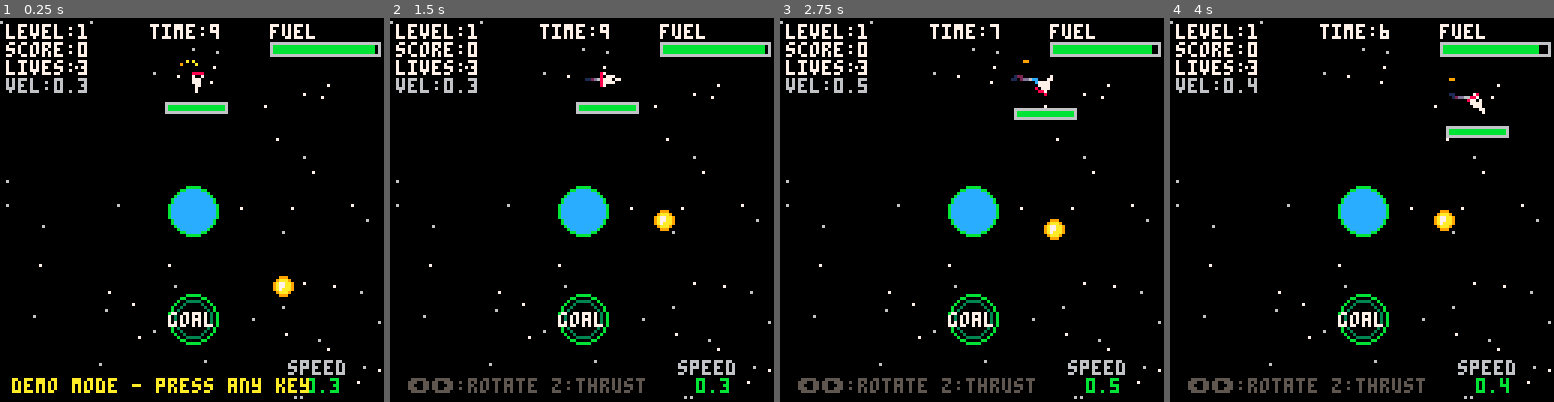
Above: before the commit, frames 1-4 (left to right).
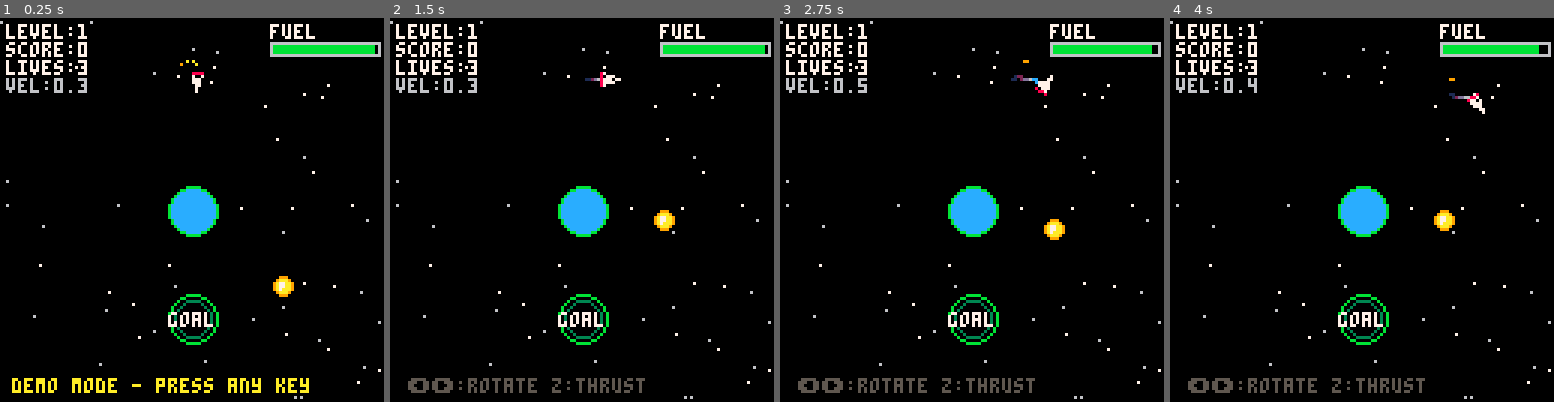
Above: after the commit, the same moments.

Repository: wevibecode/game
Game: PICO-8 cartridge game.p8
Same seed, same stepped clock (60 frames per second), same inputs: the game is played once before the commit and once after it.
Inputs:
- Up to frame 1 (0.25 s): no input
- Up to frame 2 (1.5 s): tap O (Z key) at 0.7 s
- Up to frame 3 (2.75 s): hold Right 1.6-2.1 s; tap O (Z key) at 1.7, 2.1, 2.5 s; hold Right from 2.47 s (still down)
- Up to frame 4 (4 s): tap O (Z key) at 2.9, 3.3, 3.7 s; release Right at 3.03 s; hold Left 3.08-3.58 s

The runs differ from the first frame. In frame 1, 1.2% of the frame differs, in the area x 39-90%, y 1-98%; in frame 2, 1.3%; in frame 3, 1.3%; in frame 4, 1.3%.

Commit message:
Deploy game build #2746

Diff:
--- a/game.p8
+++ b/game.p8
@@ -702,35 +702,12 @@
   line(sx,sy,thrust_x,thrust_y,flame_col)
  end
 
- -- fuel bar below ship
- local bar_width=20
- local bar_height=3
- local bar_x=sx-bar_width/2
- local bar_y=sy+8
- local fuel_pct_ship=ship.fuel/ship.max_fuel
-
- -- background bar
- rectfill(bar_x,bar_y,bar_x+bar_width,bar_y+bar_height,1)
- -- fuel level
- local fuel_bar_width=bar_width*fuel_pct_ship
- local fuel_col=11 -- green
- if fuel_pct_ship<0.3 then fuel_col=8 end -- red when low
- if fuel_pct_ship<0.5 and fuel_pct_ship>=0.3 then fuel_col=10 end -- yellow when medium
- rectfill(bar_x,bar_y,bar_x+fuel_bar_width,bar_y+bar_height,fuel_col)
- -- border
- rect(bar_x,bar_y,bar_x+bar_width,bar_y+bar_height,6)
 
  -- ui
  print("level:"..level,2,2,7)
  print("score:"..score,2,8,7)
  print("lives:"..lives,2,14,7)
 
- -- timer display
- local seconds=flr(timer/30)
- local timer_col=7
- if seconds<3 then timer_col=8 end -- red when low
- if seconds<5 and seconds>=3 then timer_col=10 end -- yellow when medium
- print("time:"..seconds,50,2,timer_col)
 
  -- fuel bar
  local fuel_pct=ship.fuel/ship.max_fuel
@@ -742,10 +719,6 @@
  local vel=sqrt(ship.vx*ship.vx+ship.vy*ship.vy)
  print("vel:"..flr(vel*10)/10,2,20,6)
 
- -- speedometer in bottom right
- local speed_display=flr(vel*10)/10
- print("speed",96,114,6)
- print(speed_display,102,120,11)
 
  -- controls hint
  if demo_mode then
Not shown, changed: game.js
